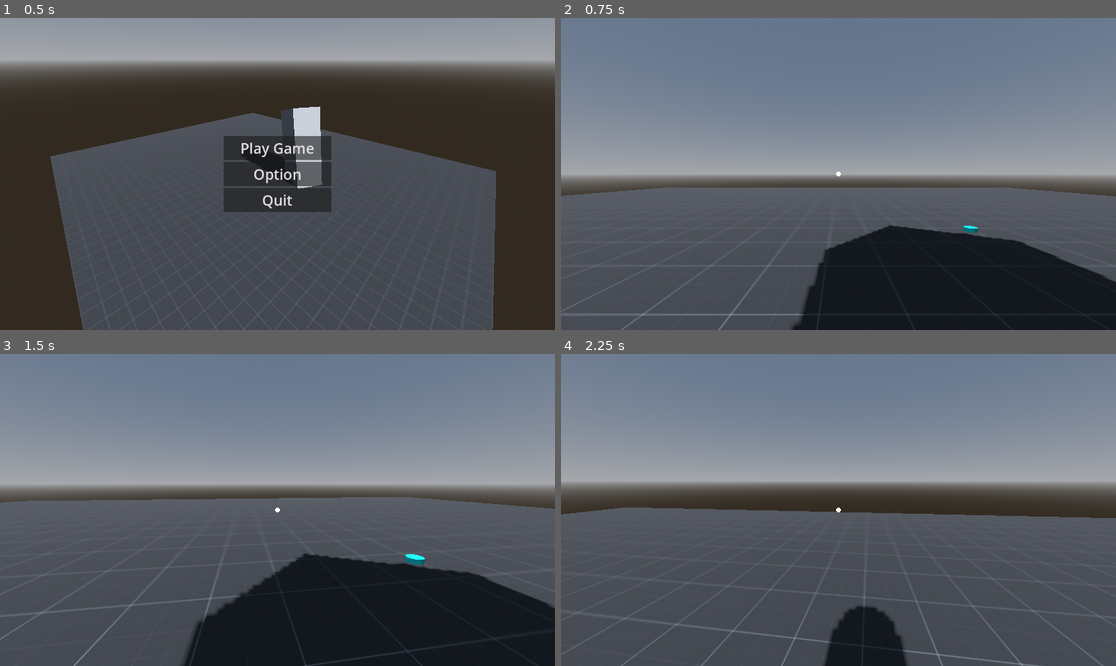
Above: before the commit, frames 1-4 (two rows, left to right).
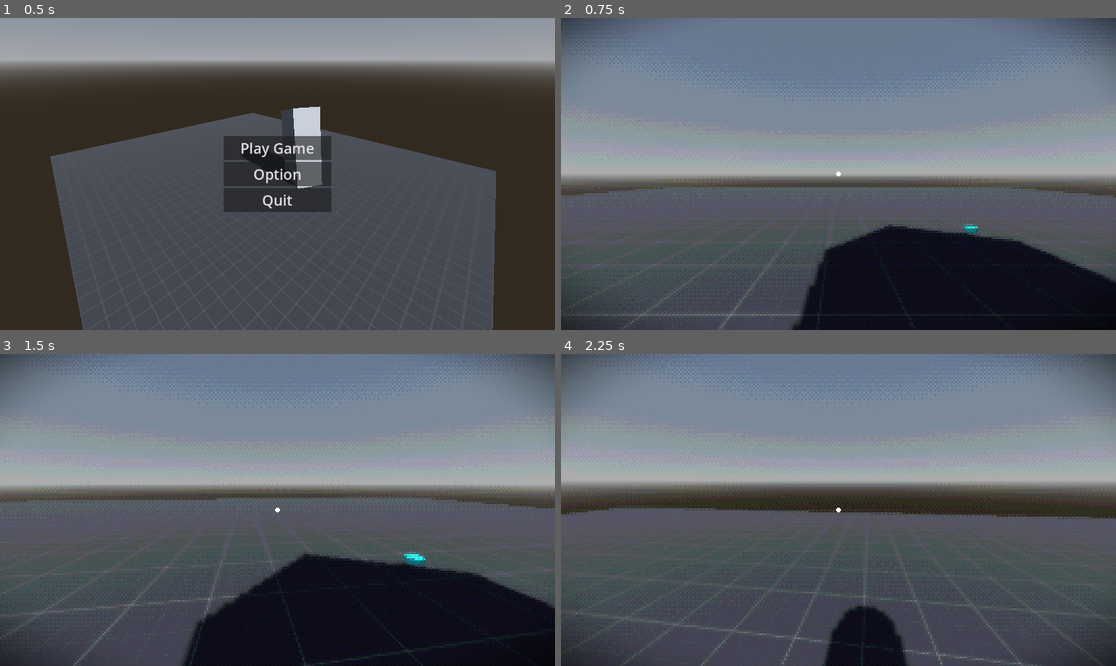
Above: after the commit, the same moments.

Repository: DoomFishy/Drive-Thru-Horror
Game: Godot game, scene res://scenes/mainMenu/Main_Menu.tscn
Same seed, same stepped clock (60 frames per second), same inputs: the game is played once before the commit and once after it.
Inputs (mouse positions are in pixels of both pictures, inside the frame that each line leads up to):
- Up to frame 1 (0.5 s): no input
- Up to frame 2 (0.75 s): click "Play Game" at 0.5 s
- Up to frame 3 (1.5 s): tap Enter at 1.25 s; move the mouse to (305, 510) at 1.27 s; hold W (up) from 1.28 s (still down); click (305, 510) at 1.35 s
- Up to frame 4 (2.25 s): keep holding W (up); tap Space (jump) at 1.52 s; move the mouse to (810, 510) at 2.02 s; click (810, 510) at 2.1 s

Frame 1 is identical in both runs. In frame 2, 3.3% of the frame differs, in the area x 0-100%, y 0-100%; in frame 3, 3.1%; in frame 4, 3.9%.

Commit message:
more stuff

Diff:
--- /dev/null
+++ b/assets/shaders/pixelate.gdshader
@@ -0,0 +1,124 @@
+shader_type canvas_item;
+
+uniform sampler2D screen_tex : hint_screen_texture;
+
+uniform float exposure    : hint_range(0.5, 2.0) = 1.0;
+uniform float contrast    : hint_range(0.5, 2.0) = 1.05;
+uniform float saturation  : hint_range(0.0, 2.0) = 0.9;
+
+uniform bool  enable_pixelate = true;
+uniform float pixel_factor    : hint_range(0.5, 6.0) = 3.0;
+
+uniform bool  enable_posterize = true;
+uniform float color_levels     : hint_range(2.0, 16.0) = 16.0;
+uniform float dither_strength  : hint_range(0.0, 1.0) = 0.35;
+
+uniform float chrom_aberration : hint_range(0.0, 2.0) = 0.07;
+uniform float vignette_strength: hint_range(0.0, 2.0) = 1.0;
+uniform float grain_strength   : hint_range(0.0, 1.0) = 0.2;
+
+uniform vec3  tint_color = vec3(0.95, 1.03, 0.9);
+uniform float tint_strength : hint_range(0.0, 1.0) = 0.15;
+
+uniform vec2  viewport_size_override = vec2(0.0);
+
+float bayer4x4(vec2 p){
+    int x = int(mod(p.x, 4.0));
+    int y = int(mod(p.y, 4.0));
+    int m[16] = int[16](
+        0,  8,  2, 10,
+       12,  4, 14,  6,
+        3, 11,  1,  9,
+       15,  7, 13,  5
+    );
+    return (float(m[y*4 + x]) + 0.5) / 16.0;
+}
+
+vec3 to_hsv(vec3 c){
+    float cmax = max(c.r, max(c.g, c.b));
+    float cmin = min(c.r, min(c.g, c.b));
+    float d = cmax - cmin;
+    float h = 0.0;
+    if (d > 1e-5) {
+        if      (cmax == c.r) h = mod((c.g - c.b) / d, 6.0);
+        else if (cmax == c.g) h = (c.b - c.r) / d + 2.0;
+        else                  h = (c.r - c.g) / d + 4.0;
+        h /= 6.0;
+        if (h < 0.0) h += 1.0;
+    }
+    float s = cmax <= 1e-5 ? 0.0 : d / cmax;
+    float v = cmax;
+    return vec3(h, s, v);
+}
+
+vec3 to_rgb(vec3 hsv){
+    float h = hsv.x * 6.0;
+    float s = hsv.y;
+    float v = hsv.z;
+    int i = int(floor(h));
+    float f = h - float(i);
+    float p = v * (1.0 - s);
+    float q = v * (1.0 - s * f);
+    float t = v * (1.0 - s * (1.0 - f));
+    if(i == 0) return vec3(v, t, p);
+    if(i == 1) return vec3(q, v, p);
+    if(i == 2) return vec3(p, v, t);
+    if(i == 3) return vec3(p, q, v);
+    if(i == 4) return vec3(t, p, v);
+    return vec3(v, p, q);
+}
+
+float luma(vec3 c){ return dot(c, vec3(0.2126, 0.7152, 0.0722)); }
+
+vec3 adjust_contrast_saturation(vec3 c, float contrast_, float saturation_){
+    c = (c - 0.5) * contrast_ + 0.5;
+    vec3 hsv = to_hsv(c);
+    hsv.y *= saturation_;
+    return clamp(to_rgb(hsv), 0.0, 1.0);
+}
+
+void fragment(){
+    vec2 uv = SCREEN_UV;
+
+    vec2 px = SCREEN_PIXEL_SIZE;
+    if (viewport_size_override.x > 0.0 && viewport_size_override.y > 0.0){
+        px = 1.0 / viewport_size_override;
+    }
+
+    if (enable_pixelate){
+        vec2 step_uv = px * pixel_factor;
+        uv = floor(uv / step_uv) * step_uv + step_uv * 0.5;
+    }
+
+    vec2 center = vec2(0.5);
+    vec2 dir = uv - center;
+    float dist = length(dir);
+    float ca = chrom_aberration * dist * dist;
+
+    vec3 col;
+    col.r = texture(screen_tex, uv + dir * ( ca)).r;
+    col.g = texture(screen_tex, uv                    ).g;
+    col.b = texture(screen_tex, uv - dir * ( ca)).b;
+
+    col *= exposure;
+
+    col = mix(col, col * tint_color, tint_strength);
+
+    if (enable_posterize){
+        vec2 frag_xy = floor(uv / px);
+        float b = bayer4x4(frag_xy);
+
+        vec3 q = floor(col * color_levels + b * dither_strength);
+        col = q / (color_levels - 1.0);
+    }
+
+    col = adjust_contrast_saturation(col, contrast, saturation);
+
+    float vignette = smoothstep(0.5, 0.9, dist) * vignette_strength;
+    col *= clamp(1.0 - vignette, 0.0, 1.0);
+
+    float n = fract(sin(dot(floor(uv/px), vec2(12.9898, 78.233)) + TIME * 37.0) * 43758.5453);
+    col += (n - 0.5) * (px.x + px.y) * 2.0 * grain_strength;
+
+    COLOR = vec4(clamp(col, 0.0, 1.0), 1.0);
+}
--- a/scenes/levels/map.tscn
+++ b/scenes/levels/map.tscn
@@ -1,8 +1,306 @@
-[gd_scene format=3 uid="uid://4tqobfdwecr1"]
+[gd_scene load_steps=33 format=3 uid="uid://4tqobfdwecr1"]
+
+[ext_resource type="PackedScene" uid="uid://d0ji4n4enn3k5" path="res://assets/models/kitchen/commerical_flat_top.glb" id="1_1j1lv"]
+[ext_resource type="PackedScene" uid="uid://dt0hn2cgtf5g1" path="res://scenes/player/player.tscn" id="2_fpdas"]
+[ext_resource type="PackedScene" uid="uid://6sqgjirh61si" path="res://assets/models/kitchen/commercial_table.glb" id="3_4u8by"]
+[ext_resource type="PackedScene" uid="uid://kmxb14700ncb" path="res://assets/models/kitchen/cammercial_flat_cabinet.glb" id="4_5ek3c"]
+[ext_resource type="PackedScene" uid="uid://byv0gnrulgkkk" path="res://assets/models/kitchen/flat_top_vent.glb" id="5_ex8ba"]
+[ext_resource type="PackedScene" uid="uid://ba1sgxh6dw0m3" path="res://assets/models/kitchen/fridge.glb" id="6_gpbhb"]
+[ext_resource type="PackedScene" uid="uid://wi08u1lojhiw" path="res://assets/models/building/floor.glb" id="7_jawwy"]
+[ext_resource type="PackedScene" uid="uid://d1ft2aq5jwf48" path="res://assets/models/building/wall.glb" id="8_k16km"]
+[ext_resource type="Texture2D" uid="uid://dy7aofpgxqlw5" path="res://assets/models/building/wall_Bricks073A_1K-JPG_Color.jpg" id="9_db2vl"]
+[ext_resource type="Texture2D" uid="uid://qbem37reabs5" path="res://assets/models/building/5.png" id="9_xvo3l"]
+[ext_resource type="Texture2D" uid="uid://bofddpn1imh8d" path="res://assets/models/building/wall_Plaster006_1K-JPG_Color.jpg" id="10_xvo3l"]
+[ext_resource type="Texture2D" uid="uid://bj0x0vh3oymk7" path="res://assets/models/building/7.png" id="13_gnus1"]
+[ext_resource type="Texture2D" uid="uid://bt20jvi3ktfv3" path="res://assets/models/kitchen/assembly_machine_Metal031_1K-JPG_Color.jpg" id="14_edxlo"]
+[ext_resource type="Texture2D" uid="uid://ccmwp1q68gnqc" path="res://assets/models/building/4.png" id="14_jr446"]
+[ext_resource type="Texture2D" uid="uid://nj72wcdluipk" path="res://assets/models/kitchen/assembly_machine_Metal029_1K-JPG_Color.jpg" id="15_gnus1"]
+[ext_resource type="PackedScene" uid="uid://o3i786s7plav" path="res://assets/models/kitchen/assembly_machine.glb" id="16_jr446"]
+[ext_resource type="PackedScene" uid="uid://bmlppyk87cmgv" path="res://assets/models/Car.glb" id="17_qo8tj"]
+
+[sub_resource type="ProceduralSkyMaterial" id="ProceduralSkyMaterial_db2vl"]
+sky_top_color = Color(0.032619108, 0.08027861, 0.13110289, 1)
+sky_horizon_color = Color(0.037238546, 0.07042245, 0.116016515, 1)
+ground_bottom_color = Color(0.07822692, 0.061681993, 0.04306133, 1)
+ground_horizon_color = Color(0.0014555522, 0.0718329, 0.12550417, 1)
+
+[sub_resource type="Sky" id="Sky_05abr"]
+sky_material = SubResource("ProceduralSkyMaterial_db2vl")
+
+[sub_resource type="Environment" id="Environment_jawwy"]
+background_mode = 2
+background_energy_multiplier = 0.5
+sky = SubResource("Sky_05abr")
+ambient_light_source = 2
+ambient_light_color = Color(0.0768358, 0.07683582, 0.076835774, 1)
+
+[sub_resource type="ConvexPolygonShape3D" id="ConvexPolygonShape3D_05abr"]
+points = PackedVector3Array(-1.5189333, -0.021133333, 0.2050964, 1.0170665, 0.021133333, 1.0074017, -0.41973525, 0.021133333, 1.6839333, -1.0112865, 0.021133333, -1.0211334, 1.0170665, -0.021133333, -1.0211334, 1.0170665, -0.021133333, 1.0074017, -1.5189333, -0.021133333, 1.6839333, 1.0170665, 0.021133333, -1.0211334, -1.5189333, 0.021133333, 1.6839333, -1.0112865, -0.021133333, -1.0211334, -1.5189333, 0.021133333, 0.2050964, -0.41973525, -0.021133333, 1.6839333)
+
+[sub_resource type="StandardMaterial3D" id="StandardMaterial3D_08ohx"]
+albedo_texture = ExtResource("10_xvo3l")
+
+[sub_resource type="StandardMaterial3D" id="StandardMaterial3D_sxedr"]
+albedo_texture = ExtResource("9_db2vl")
+
+[sub_resource type="StandardMaterial3D" id="StandardMaterial3D_s18tt"]
+albedo_texture = ExtResource("10_xvo3l")
+
+[sub_resource type="SphereMesh" id="SphereMesh_gnus1"]
+radius = 0.2
+height = 0.4
+radial_segments = 8
+rings = 8
+
+[sub_resource type="StandardMaterial3D" id="StandardMaterial3D_gnus1"]
+emission_enabled = true
+emission = Color(0.7792914, 0.7792914, 0.7792912, 1)
+
+[sub_resource type="TorusMesh" id="TorusMesh_gnus1"]
+outer_radius = 0.655
+rings = 12
+ring_segments = 8
+
+[sub_resource type="StandardMaterial3D" id="StandardMaterial3D_ekwbd"]
+albedo_texture = ExtResource("14_edxlo")
+emission_enabled = true
+
+[sub_resource type="PlaneMesh" id="PlaneMesh_gnus1"]
+size = Vector2(58.845, 5.995)
+
+[sub_resource type="StandardMaterial3D" id="StandardMaterial3D_jr446"]
+albedo_texture = ExtResource("14_edxlo")
+uv1_triplanar = true
+
+[sub_resource type="BoxMesh" id="BoxMesh_edxlo"]
+size = Vector3(50.435, 1, 1)
+
+[sub_resource type="StandardMaterial3D" id="StandardMaterial3D_qo8tj"]
+albedo_texture = ExtResource("15_gnus1")
+uv1_triplanar = true
 
 [node name="Map" type="Node3D"]
 
-[node name="CSGBox3D" type="CSGBox3D" parent="."]
-transform = Transform3D(1, 0, 0, 0, 1, 0, 0, 0, 1, 0, -0.3996582, 0)
-use_collision = true
-size = Vector3(10, 0.2, 15)
+[node name="Player" parent="." instance=ExtResource("2_fpdas")]
+transform = Transform3D(1, 0, 0, 0, 1, 0, 0, 0, 1, 0.41015482, 1.4285765, 3.3877742)
+visible = false
+speed = 5.0
+
+[node name="WorldEnvironment" type="WorldEnvironment" parent="."]
+environment = SubResource("Environment_jawwy")
+
+[node name="DirectionalLight3D" type="DirectionalLight3D" parent="."]
+transform = Transform3D(1, 0, 0, 0, -0.5071473, 0.8618594, 0, -0.8618594, -0.5071473, 0, 1.9818738, 0)
+visible = false
+light_energy = 0.1
+shadow_enabled = true
+
+[node name="StaticBody3D2" type="StaticBody3D" parent="."]
+transform = Transform3D(1.9437962e-07, 9.603344e-15, -3.340337, 6.714614e-07, -1.455, 0, -4.4468875, -2.196989e-07, -1.4601076e-07, 1.7802453, -0.0097924685, 1.128175)
+collision_layer = 2
+
+[node name="CollisionShape3D" type="CollisionShape3D" parent="StaticBody3D2"]
+shape = SubResource("ConvexPolygonShape3D_05abr")
+
+[node name="kitchen" type="Node3D" parent="."]
+
+[node name="commerical_flat_top" parent="kitchen" instance=ExtResource("1_1j1lv")]
+transform = Transform3D(-0.2, 0, -2.2351742e-08, 0, 0.19999999, 0, 2.2351742e-08, 0, -0.2, 4.6152554, 0.34628868, -0.10034227)
+
+[node name="commerical_flat_top2" parent="kitchen" instance=ExtResource("1_1j1lv")]
+transform = Transform3D(-0.2, 0, -2.2351742e-08, 0, 0.19999999, 0, 2.2351742e-08, 0, -0.2, 4.6152554, 0.34628868, -1.3388599)
+
+[node name="commerical_flat_top3" parent="kitchen" instance=ExtResource("1_1j1lv")]
+transform = Transform3D(-0.2, 0, -2.2351742e-08, 0, 0.19999999, 0, 2.2351742e-08, 0, -0.2, 4.6152554, 0.34628868, 1.108687)
+
+[node name="commercial_table3" parent="kitchen" instance=ExtResource("3_4u8by")]
+transform = Transform3D(0.2, 0, 0, 0, 0.2, 0, 0, 0, 0.2, -1.0890032, 0.3931322, 0.21406937)
+
+[node name="commercial_table4" parent="kitchen" instance=ExtResource("3_4u8by")]
+transform = Transform3D(0.2, 0, 0, 0, 0.2, 0, 0, 0, 0.2, -1.0890032, 0.3931322, 1.4605427)
+
+[node name="commercial_table8" parent="kitchen" instance=ExtResource("3_4u8by")]
+transform = Transform3D(0, 0, 0.19999999, 0, 0.2, 0, -0.19999999, 0, 0, 0.9382714, 0.3931322, -2.8148406)
+
+[node name="commercial_table9" parent="kitchen" instance=ExtResource("3_4u8by")]
+transform = Transform3D(0, 0, 0.19999999, 0, 0.2, 0, -0.19999999, 0, 0, 2.1847444, 0.3931322, -2.8148406)
+
+[node name="commercial_table5" parent="kitchen" instance=ExtResource("3_4u8by")]
+transform = Transform3D(-0.2, 0, 1.7484556e-08, 0, 0.2, 0, -1.7484556e-08, 0, -0.2, -3.3374681, 0.3931322, 6.5886126)
+
+[node name="commercial_table6" parent="kitchen" instance=ExtResource("3_4u8by")]
+transform = Transform3D(-0.2, 0, 1.7484556e-08, 0, 0.2, 0, -1.7484556e-08, 0, -0.2, -3.3374681, 0.3931322, 5.3598742)
+
+[node name="commercial_table7" parent="kitchen" instance=ExtResource("3_4u8by")]
+transform = Transform3D(-0.2, 0, 1.7484556e-08, 0, 0.2, 0, -1.7484556e-08, 0, -0.2, -3.3374681, 0.3931322, 4.0879955)
+
+[node name="cammercial_flat_cabinet" parent="kitchen" instance=ExtResource("4_5ek3c")]
+transform = Transform3D(0.2, 0, 0, 0, 0.2, 0, 0, 0, 0.2, 4.6257567, 0.40130532, 2.328507)
+
+[node name="cammercial_flat_cabinet2" parent="kitchen" instance=ExtResource("4_5ek3c")]
+transform = Transform3D(0.2, 0, 0, 0, 0.2, 0, 0, 0, 0.2, 4.6257567, 0.40130532, 3.5186045)
+
+[node name="cammercial_flat_cabinet7" parent="kitchen" instance=ExtResource("4_5ek3c")]
+transform = Transform3D(0.2, 0, 0, 0, 0.2, 0, 0, 0, 0.2, 4.6257567, 0.40130532, -2.6018884)
+
+[node name="cammercial_flat_cabinet3" parent="kitchen" instance=ExtResource("4_5ek3c")]
+transform = Transform3D(0.2, 0, 0, 0, 0.2, 0, 0, 0, 0.2, -1.1004013, 0.40130532, -1.0073035)
+
+[node name="cammercial_flat_cabinet4" parent="kitchen" instance=ExtResource("4_5ek3c")]
+transform = Transform3D(0.2, 0, 0, 0, 0.2, 0, 0, 0, 0.2, -1.1004013, 0.40130532, -2.2478423)
+
+[node name="flat_top_vent" parent="kitchen" instance=ExtResource("5_ex8ba")]
+transform = Transform3D(-0.2, 0, -1.7484556e-08, 0, 0.2, 0, 1.7484556e-08, 0, -0.2, 4.2735376, 3.2487793, 1.1269165)
+
+[node name="flat_top_vent2" parent="kitchen" instance=ExtResource("5_ex8ba")]
+transform = Transform3D(-0.2, 0, -1.7484556e-08, 0, 0.2, 0, 1.7484556e-08, 0, -0.2, 4.2735376, 3.2487793, -0.11939573)
+
+[node name="flat_top_vent3" parent="kitchen" instance=ExtResource("5_ex8ba")]
+transform = Transform3D(-0.2, 0, -1.7484556e-08, 0, 0.2, 0, 1.7484556e-08, 0, -0.2, 4.2735376, 3.2487793, -1.3657074)
+
+[node name="fridge" parent="kitchen" instance=ExtResource("6_gpbhb")]
+transform = Transform3D(-0.2, 0, 1.7484556e-08, 0, 0.2, 0, -1.7484556e-08, 0, -0.2, 4.689107, 0.89822435, 4.799153)
+
+[node name="floor" parent="." instance=ExtResource("7_jawwy")]
+transform = Transform3D(6.360007e-08, 9.603344e-15, -1.455, 2.196989e-07, -1.455, 0, -1.455, -2.196989e-07, -6.360007e-08, 0.84519386, -0.009792805, 3.3557982)
+
+[node name="wall" parent="." instance=ExtResource("8_k16km")]
+transform = Transform3D(-6.360007e-08, 0, -1.455, 0, 1.455, 0, 1.455, 0, -6.360007e-08, 0.845, -0.35267925, -1.1335729)
+
+[node name="Plane" parent="wall" index="0"]
+material_override = SubResource("StandardMaterial3D_08ohx")
+surface_material_override/0 = SubResource("StandardMaterial3D_sxedr")
+surface_material_override/1 = SubResource("StandardMaterial3D_s18tt")
+
+[node name="SpotLight3D3" type="SpotLight3D" parent="."]
+transform = Transform3D(1, 0, 0, 0, -4.371139e-08, 1, 0, -1, -4.371139e-08, 1.6142251, 4.041802, 0.39904022)
+light_energy = 5.0
+spot_range = 6.4459124
+spot_angle = 60.958992
+
+[node name="MeshInstance3D" type="MeshInstance3D" parent="SpotLight3D3"]
+transform = Transform3D(1, 0, 0, 0, 1, 0, 0, 0, 1, 0, 4.4703484e-08, 0.004776478)
+mesh = SubResource("SphereMesh_gnus1")
+surface_material_override/0 = SubResource("StandardMaterial3D_gnus1")
+
+[node name="MeshInstance3D2" type="MeshInstance3D" parent="SpotLight3D3"]
+transform = Transform3D(0.4, 0, 0, 0, -5.1360878e-08, -0.4, 0, 1.175, -1.7484556e-08, 0, 4.4703484e-08, -0.056717396)
+mesh = SubResource("TorusMesh_gnus1")
+surface_material_override/0 = SubResource("StandardMaterial3D_ekwbd")
+
+[node name="SpotLight3D5" type="SpotLight3D" parent="."]
+transform = Transform3D(1, 0, 0, 0, -0.4563061, 0.8898229, 0, -0.8898229, -0.4563061, -0.6670189, 4.217737, 10.123337)
+light_energy = 5.0
+spot_range = 7.20396
+spot_angle = 45.476402
+
+[node name="SpotLight3D4" type="SpotLight3D" parent="."]
+transform = Transform3D(1, 0, 0, 0, -0.033783168, 0.9994292, 0, -0.9994292, -0.033783168, -1.2791276, 4.056417, 5.3471155)
+light_energy = 5.0
+spot_angle = 56.374138
+
+[node name="MeshInstance3D" type="MeshInstance3D" parent="SpotLight3D4"]
+transform = Transform3D(1, 0, 0, 0, 1, 0, 0, 0, 1, 0, 4.4703484e-08, 0.004776478)
+mesh = SubResource("SphereMesh_gnus1")
+surface_material_override/0 = SubResource("StandardMaterial3D_gnus1")
+
+[node name="MeshInstance3D2" type="MeshInstance3D" parent="SpotLight3D4"]
+transform = Transform3D(0.4, 0, 0, 0, -5.1360878e-08, -0.4, 0, 1.175, -1.7484556e-08, 0, 4.4703484e-08, -0.056717396)
+mesh = SubResource("TorusMesh_gnus1")
+surface_material_override/0 = SubResource("StandardMaterial3D_ekwbd")
+
+[node name="forest" type="Node3D" parent="."]
+transform = Transform3D(1, 0, 0, 0, 1, 0, 0, 0, 1, 0, 0, -1.0454779)
+
+[node name="Sprite3D" type="Sprite3D" parent="forest"]
+transform = Transform3D(-1, 0, 8.742278e-08, 0, 1, 0, -8.742278e-08, 0, -1, 0, 5.045968, 32.928925)
+modulate = Color(0, 0.8229908, 0, 1)
+texture = ExtResource("9_xvo3l")
+
+[node name="Sprite3D2" type="Sprite3D" parent="forest"]
+transform = Transform3D(1, 0, 0, 0, 1, 0, 0, 0, 1, -19.38736, 5.045968, 32.928925)
+modulate = Color(0, 0.8229908, 0, 1)
+texture = ExtResource("9_xvo3l")
+
+[node name="Sprite3D3" type="Sprite3D" parent="forest"]
+transform = Transform3D(1, 0, 0, 0, 1, 0, 0, 0, 1, 19.61264, 5.045968, 32.928925)
+modulate = Color(0, 0.8229908, 0, 1)
+texture = ExtResource("9_xvo3l")
+
+[node name="Sprite3D10" type="Sprite3D" parent="forest"]
+transform = Transform3D(-1, 0, 8.742278e-08, 0, 1, 0, -8.742278e-08, 0, -1, 0, 4.748313, 15.438898)
+modulate = Color(0, 0.34279114, 0, 1)
+texture = ExtResource("13_gnus1")
+
+[node name="Sprite3D11" type="Sprite3D" parent="forest"]
+transform = Transform3D(1, 0, 0, 0, 1, 0, 0, 0, 1, -19.38736, 4.748313, 15.438898)
+modulate = Color(0, 0.34279114, 0, 1)
+texture = ExtResource("13_gnus1")
+
+[node name="Sprite3D12" type="Sprite3D" parent="forest"]
+transform = Transform3D(1, 0, 0, 0, 1, 0, 0, 0, 1, 19.61264, 4.695816, 15.535845)
+modulate = Color(0, 0.34279114, 0, 1)
+texture = ExtResource("13_gnus1")
+
+[node name="Sprite3D7" type="Sprite3D" parent="forest"]
+transform = Transform3D(-1, 0, -8.742278e-08, 0, 1, 0, 8.742278e-08, 0, -1, 0, 1.9550829, 23.99788)
+modulate = Color(0, 0.8229908, 0, 1)
+texture = ExtResource("14_jr446")
+
+[node name="Sprite3D9" type="Sprite3D" parent="forest"]
+transform = Transform3D(1, 0, 1.7484555e-07, 0, 1, 0, -1.7484555e-07, 0, 1, 18.144869, 1.9550829, 23.99788)
+modulate = Color(0, 0.8229908, 0, 1)
+texture = ExtResource("14_jr446")
+
+[node name="Sprite3D4" type="Sprite3D" parent="forest"]
+transform = Transform3D(1, 0, 0, 0, 1, 0, 0, 0, 1, 38.886875, 5.045968, 32.928925)
+modulate = Color(0, 0.8229908, 0, 1)
+texture = ExtResource("9_xvo3l")
+
+[node name="Sprite3D13" type="Sprite3D" parent="forest"]
+transform = Transform3D(1, 0, 0, 0, 1, 0, 0, 0, 1, 38.886875, 4.695816, 15.535845)
+modulate = Color(0, 0.34279114, 0, 1)
+texture = ExtResource("13_gnus1")
+
+[node name="Sprite3D14" type="Sprite3D" parent="forest"]
+transform = Transform3D(1, 0, 1.7484555e-07, 0, 1, 0, -1.7484555e-07, 0, 1, 37.419106, 1.9550829, 23.99788)
+modulate = Color(0, 0.8229908, 0, 1)
+texture = ExtResource("14_jr446")
+
+[node name="Sprite3D5" type="Sprite3D" parent="forest"]
+transform = Transform3D(1, 0, 0, 0, 1, 0, 0, 0, 1, -36.013706, 5.045968, 32.928925)
+modulate = Color(0, 0.8229908, 0, 1)
+texture = ExtResource("9_xvo3l")
+
+[node name="Sprite3D15" type="Sprite3D" parent="forest"]
+transform = Transform3D(1, 0, 0, 0, 1, 0, 0, 0, 1, -36.013706, 4.695816, 15.535845)
+modulate = Color(0, 0.34279114, 0, 1)
+texture = ExtResource("13_gnus1")
+
+[node name="Sprite3D16" type="Sprite3D" parent="forest"]
+transform = Transform3D(1, 0, 1.7484555e-07, 0, 1, 0, -1.7484555e-07, 0, 1, -37.481476, 1.9550829, 23.99788)
+modulate = Color(0, 0.8229908, 0, 1)
+texture = ExtResource("14_jr446")
+
+[node name="Sprite3D8" type="Sprite3D" parent="forest"]
+transform = Transform3D(1, 0, 0, 0, 1, 0, 0, 0, 1, -19.38736, 1.9550829, 23.99788)
+modulate = Color(0, 0.8229908, 0, 1)
+texture = ExtResource("14_jr446")
+
+[node name="MeshInstance3D" type="MeshInstance3D" parent="."]
+transform = Transform3D(1, 0, 0, 0, 1, 0, 0, 0, 1, 0, -0.7663138, 11.826447)
+mesh = SubResource("PlaneMesh_gnus1")
+surface_material_override/0 = SubResource("StandardMaterial3D_jr446")
+
+[node name="MeshInstance3D2" type="MeshInstance3D" parent="."]
+transform = Transform3D(1, 0, 0, 0, 1, 0, 0, 0, 1, 0, -0.4039513, 14.31871)
+mesh = SubResource("BoxMesh_edxlo")
+surface_material_override/0 = SubResource("StandardMaterial3D_qo8tj")
+
+[node name="assembly_machine" parent="." instance=ExtResource("16_jr446")]
+transform = Transform3D(-8.742278e-09, 0, -0.2, 0, 0.2, 0, 0.2, 0, -8.742278e-09, 1.5984187, 1.2085459, -2.8342075)
+
+[node name="Car2" parent="." instance=ExtResource("17_qo8tj")]
+transform = Transform3D(-4.371139e-08, 0, 1, 0, 1, 0, -1, 0, -4.371139e-08, -0.38413596, -0.6302813, 11.5627575)
+
+[editable path="wall"]
--- a/scenes/player/player.tscn
+++ b/scenes/player/player.tscn
@@ -1,12 +1,36 @@
-[gd_scene load_steps=7 format=3 uid="uid://dt0hn2cgtf5g1"]
+[gd_scene load_steps=11 format=3 uid="uid://dt0hn2cgtf5g1"]
 
 [ext_resource type="Script" uid="uid://d1x4u7h3ps15v" path="res://scenes/player/scripts/player.gd" id="1_dovo2"]
 [ext_resource type="Script" uid="uid://b41j15x3dwiqt" path="res://scenes/player/scripts/head.gd" id="2_dovo2"]
 [ext_resource type="Script" uid="uid://b81ipwmbcngqb" path="res://scenes/player/scripts/interact_controller.gd" id="3_gmlin"]
+[ext_resource type="Shader" uid="uid://b3afst3doe333" path="res://assets/shaders/pixelate.gdshader" id="3_lvxji"]
 
 [sub_resource type="CylinderShape3D" id="CylinderShape3D_x7p2l"]
 
 [sub_resource type="CapsuleMesh" id="CapsuleMesh_x7p2l"]
+
+[sub_resource type="QuadMesh" id="QuadMesh_lvxji"]
+flip_faces = true
+size = Vector2(5, 5)
+
+[sub_resource type="ShaderMaterial" id="ShaderMaterial_lvxji"]
+
+[sub_resource type="ShaderMaterial" id="ShaderMaterial_p47bc"]
+shader = ExtResource("3_lvxji")
+shader_parameter/exposure = 1.0
+shader_parameter/contrast = 1.05
+shader_parameter/saturation = 0.9
+shader_parameter/enable_pixelate = true
+shader_parameter/pixel_factor = 3.0
+shader_parameter/enable_posterize = true
+shader_parameter/color_levels = 16.0
+shader_parameter/dither_strength = 0.35
+shader_parameter/chrom_aberration = 0.0
+shader_parameter/vignette_strength = 1.0
+shader_parameter/grain_strength = 0.2
+shader_parameter/tint_color = Vector3(0.95, 1.03, 0.9)
+shader_parameter/tint_strength = 0.15
+shader_parameter/viewport_size_override = Vector2(0, 0)
 
 [sub_resource type="SphereMesh" id="SphereMesh_gmlin"]
 
@@ -34,6 +58,16 @@
 target_position = Vector3(0, 0, -5)
 collision_mask = 14
 
+[node name="MeshInstance3D" type="MeshInstance3D" parent="head/Camera3D"]
+transform = Transform3D(1, 0, 0, 0, 1, 0, 0, 0, 1, 0, 0, -0.5742756)
+mesh = SubResource("QuadMesh_lvxji")
+surface_material_override/0 = SubResource("ShaderMaterial_lvxji")
+
+[node name="ColorRect" type="ColorRect" parent="head/Camera3D"]
+material = SubResource("ShaderMaterial_p47bc")
+offset_right = 1174.0
+offset_bottom = 667.0
+
 [node name="ItemHolder" type="Node3D" parent="head"]
 transform = Transform3D(1, 0, 0, 0, 1, 0, 0, 0, 1, 0.42254293, -0.17254883, -0.55524206)
 
Binary file added: assets/models/Car.glb
Not shown, added: assets/models/Car.glb.import
Binary file added: assets/models/Car_car.png
Not shown, added: assets/models/Car_car.png.import
Binary file added: assets/models/building/3.png
Not shown, added: assets/models/building/3.png.import
Binary file added: assets/models/building/4.png
Not shown, added: assets/models/building/4.png.import
Binary file added: assets/models/building/5.png
Not shown, added: assets/models/building/5.png.import
Binary file added: assets/models/building/7.png
Not shown, added: assets/models/building/7.png.import
(and 72 more such lines)
